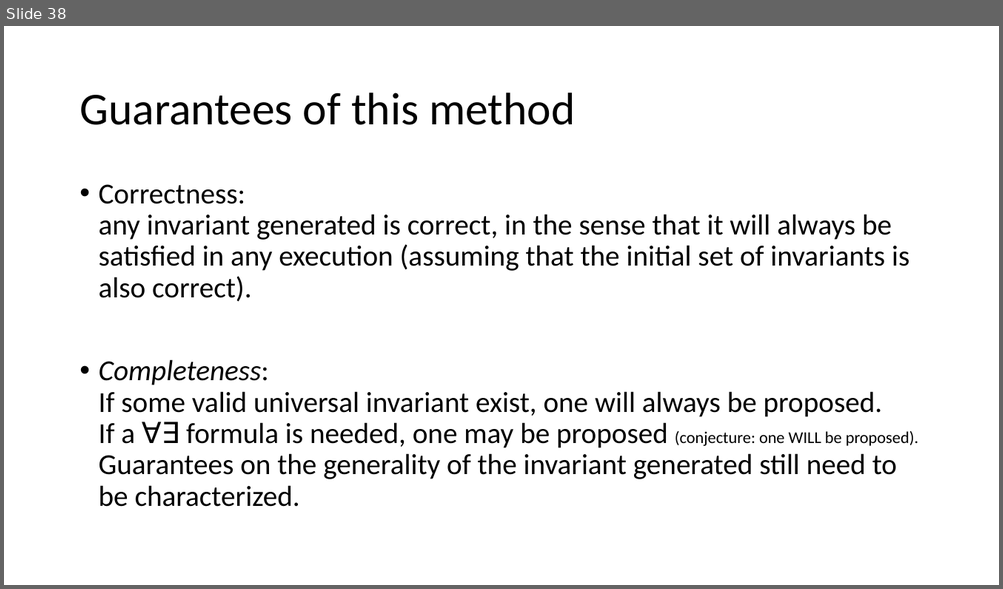
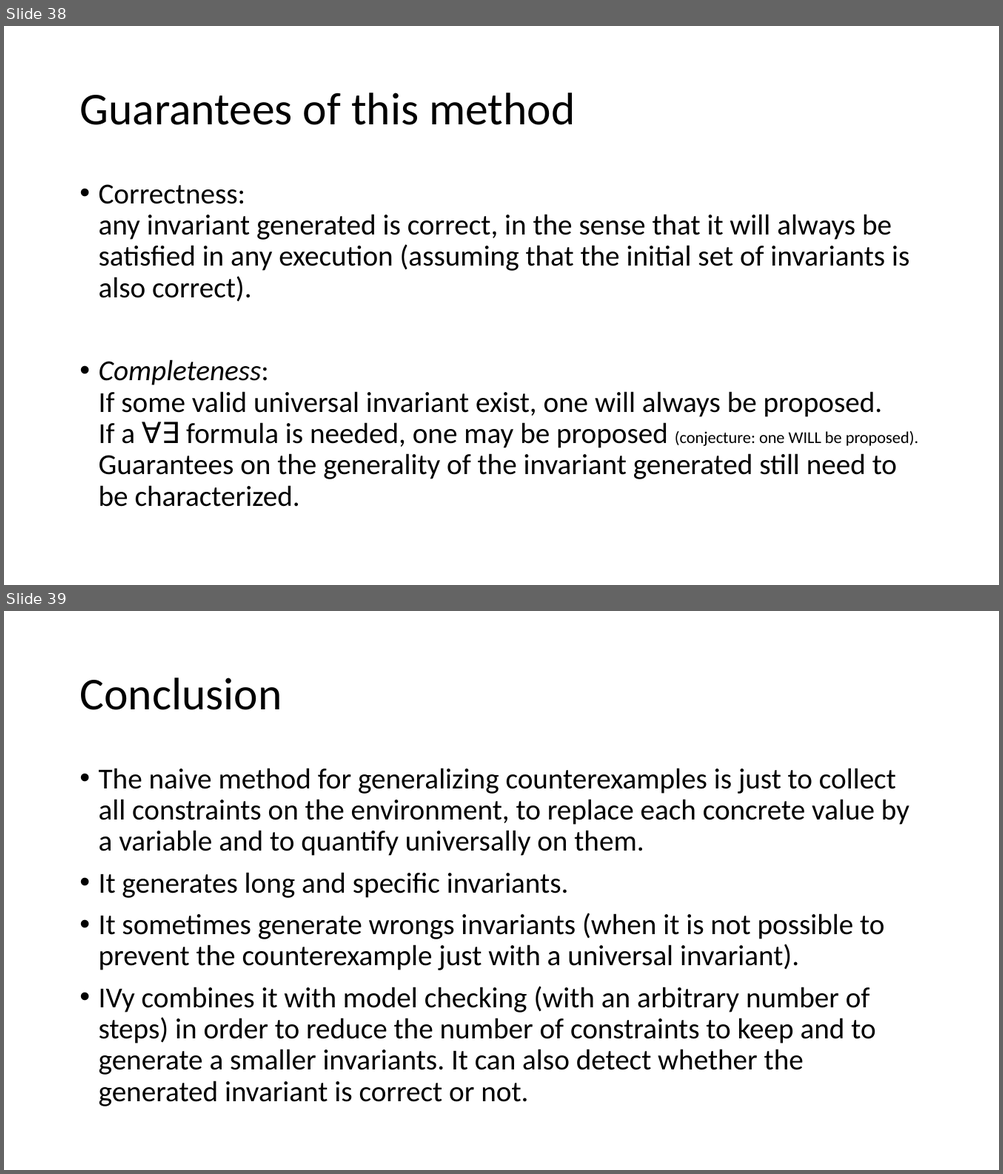
Before and after one commit to tjhance/ivy-research, a slide deck: invariant_synthesis/Invariant Synthesis.pptx. Shown one above the other, each under a label of ours: slide 38 before the commit, slides 38 and 39 after it. The pictures are 1003x589 and 1003x1174 pixels, drawn with LibreOffice and Linux fonts; fonts in the diff are those of the drawing. Boxes give left, top, right and bottom in pixels: in the first picture for what was removed or moved away, otherwise in the second. Text is boxed around its words. In the diff, an @@ line names an element or a change of style, - is before the commit and + after.

```diff
--- a/invariant_synthesis/Invariant Synthesis.pptx
+++ b/invariant_synthesis/Invariant Synthesis.pptx
@@ slide 39 added at bbox=[4, 611, 999, 1170], background #FFFFFF @@
@@ title added at bbox=[79, 678, 282, 710], 44 pt, text #000000 @@
+Conclusion
@@ text added at bbox=[99, 768, 909, 1107], 28 pt, text #000000 @@
+• The naive method for generalizing counterexamples is just to collect all constraints on the environment, to replace each concrete value by a variable and to quantify universally on them.
+• It generates long and specific invariants.
+• It sometimes generate wrongs invariants (when it is not possible to prevent the counterexample just with a universal invariant).
+• IVy combines it with model checking (with an arbitrary number of steps) in order to reduce the number of constraints to keep and to generate a smaller invariants. It can also detect whether the generated invariant is correct or not.
```
Also in this commit, not shown: 6 slides changed, 1 other slide added.
